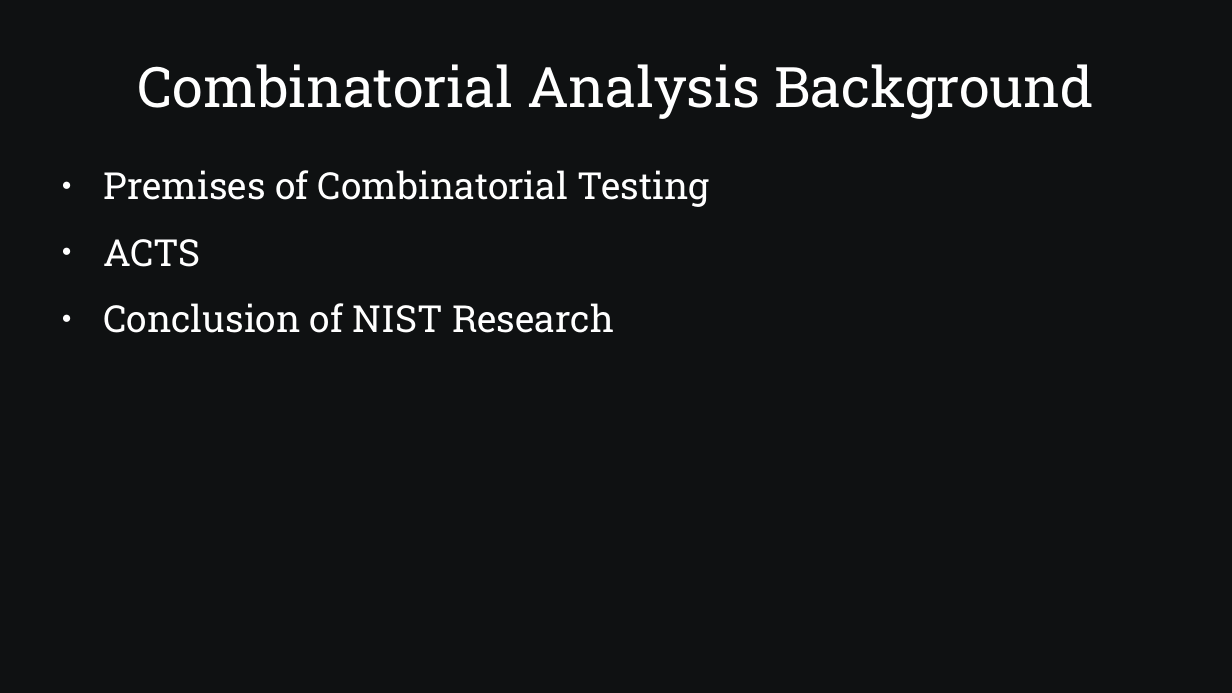
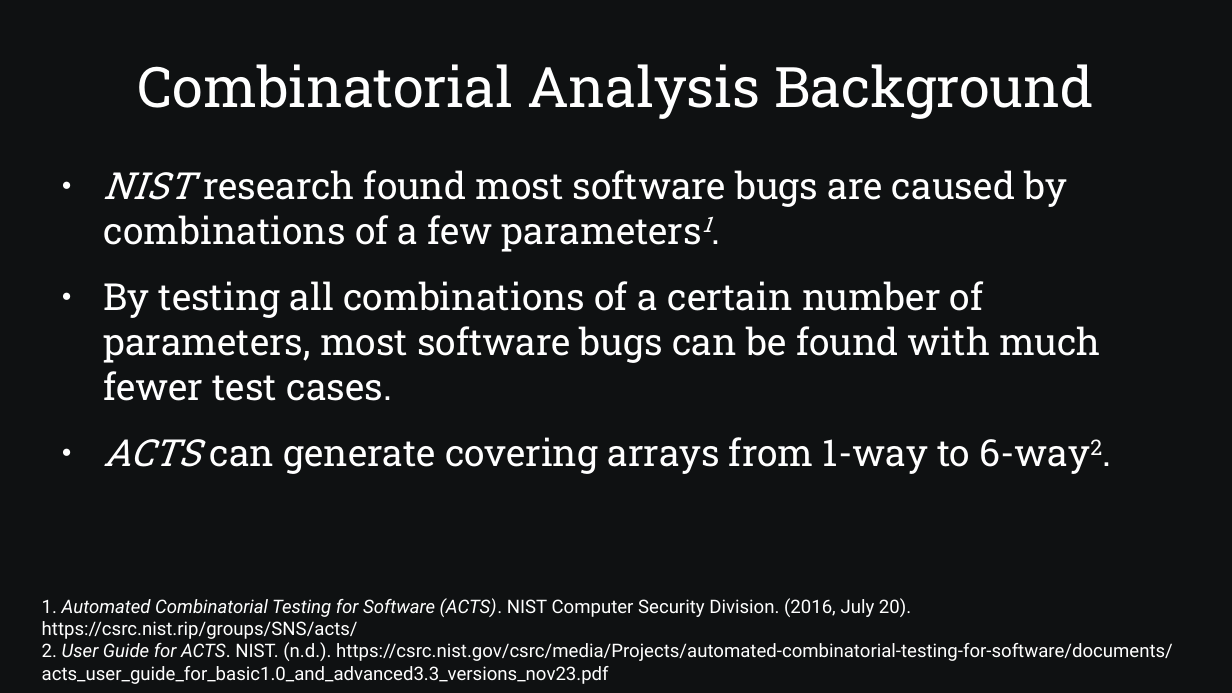
Before and after one commit to SamAllen06/lake_temp_work, a slide deck: slide 3 of documentation/for_collaborators/AnalysisOverview.pptx (slide 2 before the commit). Drawn at 1232x693 pixels with LibreOffice and Linux fonts; fonts in the diff are those of the drawing. Boxes give left, top, right and bottom in pixels: in the first picture for what was removed or moved away, otherwise in the second. Text is boxed around its words. In the diff, an @@ line names an element or a change of style, - is before the commit and + after.

Commit message:
Update AnalysisOverview Documentation

```diff
--- a/documentation/for_collaborators/AnalysisOverview.pptx
+++ b/documentation/for_collaborators/AnalysisOverview.pptx
@@ text at box(104, 170, 1100, 474): text changed @@
-● Premises of Combinatorial Testing
-● ACTS
-● Conclusion of NIST Research
+● NIST research found most software bugs are caused by combinations of a few parameters1.
+● By testing all combinations of a certain number of parameters, most software bugs can be found with much fewer test cases.
+● ACTS can generate covering arrays from 1-way to 6-way2.
@@ text added at box(42, 598, 1173, 684), 12 pt, text #FFFFFF @@
+1. Automated Combinatorial Testing for Software (ACTS). NIST Computer Security Division. (2016, July 20). https://csrc.nist.rip/groups/SNS/acts/
+2. User Guide for ACTS. NIST. (n.d.). https://csrc.nist.gov/csrc/media/Projects/automated-combinatorial-testing-for-software/documents/acts_user_guide_for_basic1.0_and_advanced3.3_versions_nov23.pdf
```
Also in this commit, not shown: 7 other slides changed, 7 slides added, 2 slides removed, 1 other file.
